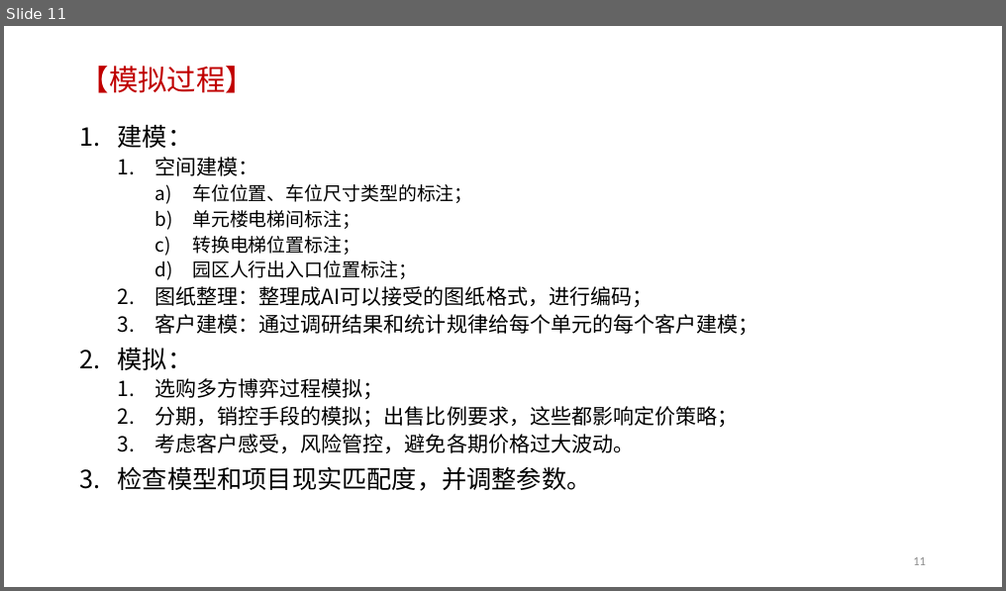
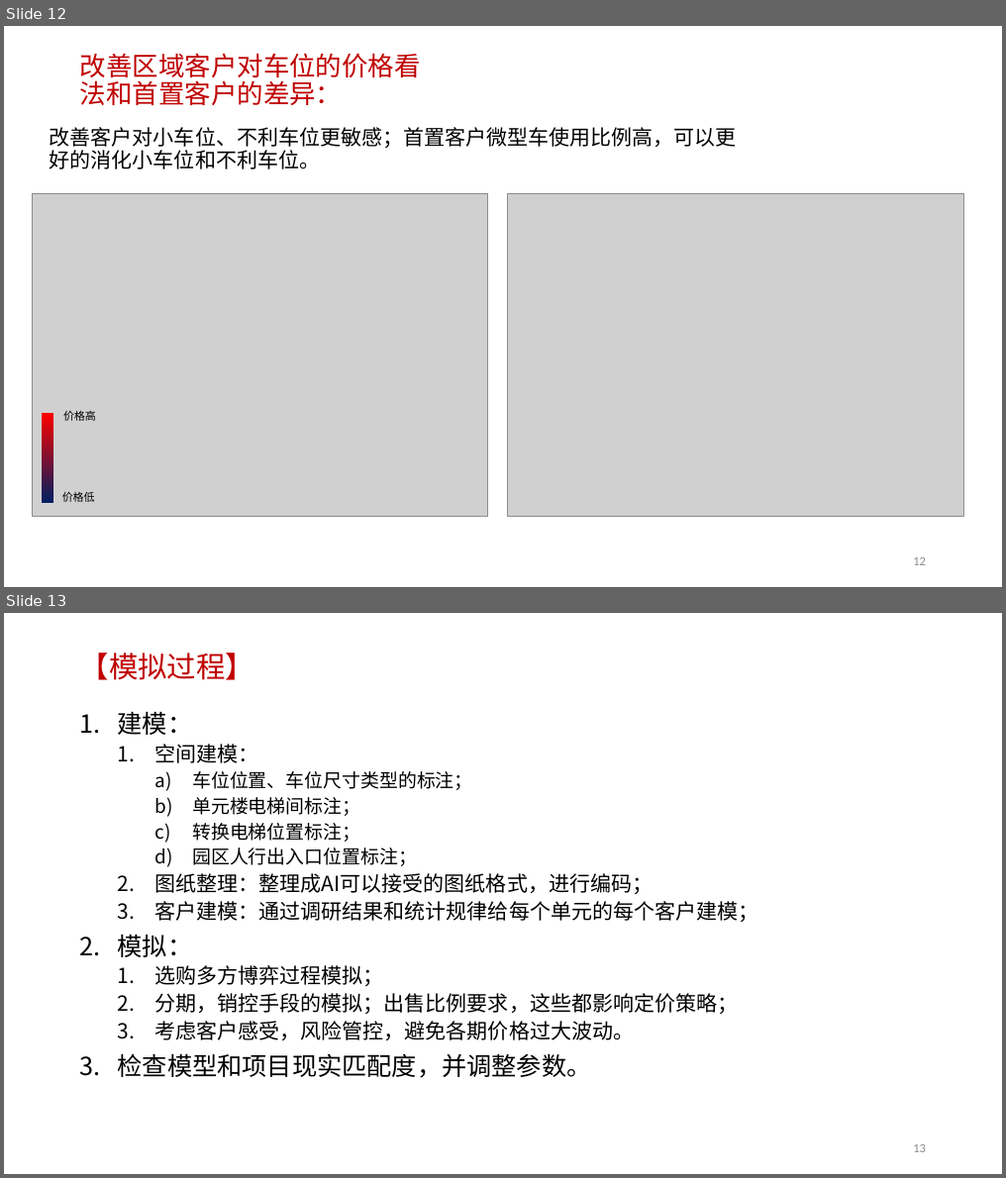
Before and after one commit to ludwigpeking/2409-parking-pricing, a slide deck: 2401-parkingPricing.pptx. Shown one above the other, each under a label of ours: slide 11 before the commit, slides 12 and 13 after it. The pictures are 1006x591 and 1006x1178 pixels, drawn with LibreOffice and Linux fonts; fonts in the diff are those of the drawing; grey boxes stand for pictures; background and template pictures are left out. Boxes give left, top, right and bottom in pixels: in the first picture for what was removed or moved away, otherwise in the second. Text is boxed around its words. In the diff, an @@ line names an element or a change of style, - is before the commit and + after.

```diff
--- a/2401-parkingPricing.pptx
+++ b/2401-parkingPricing.pptx
@@ slide 12 added at (4, 26, 1002, 587), background #FFFFFF; not listed: 1 template element that a slide beside it also shows @@
@@ title added at (80, 53, 421, 105), 25.2 pt, text #C00000 @@
+改善区域客户对车位的价格看法和首置客户的差异：
@@ text added at (50, 127, 737, 170), 20 pt, text #000000 @@
+改善客户对小车位、不利车位更敏感；首置客户微型车使用比例高，可以更好的消化小车位和不利车位。
@@ picture added at (32, 193, 487, 517) @@
@@ picture added at (507, 193, 963, 517) @@
@@ text added at (63, 411, 96, 421), 10.5 pt, text #000000 @@
+价格高
@@ rectangle added at (43, 413, 54, 503), fill gradient #FF0000 to #002060 @@
@@ text added at (62, 492, 95, 502), 10.5 pt, text #000000 @@
+价格低
@@ what was slide 11 is now slide 13 @@
@@ page number at (913, 1145, 926, 1153): text changed @@
-11
+13
```
Also in this commit, not shown: 1 slide changed, 1 other slide added, 7 other files.
